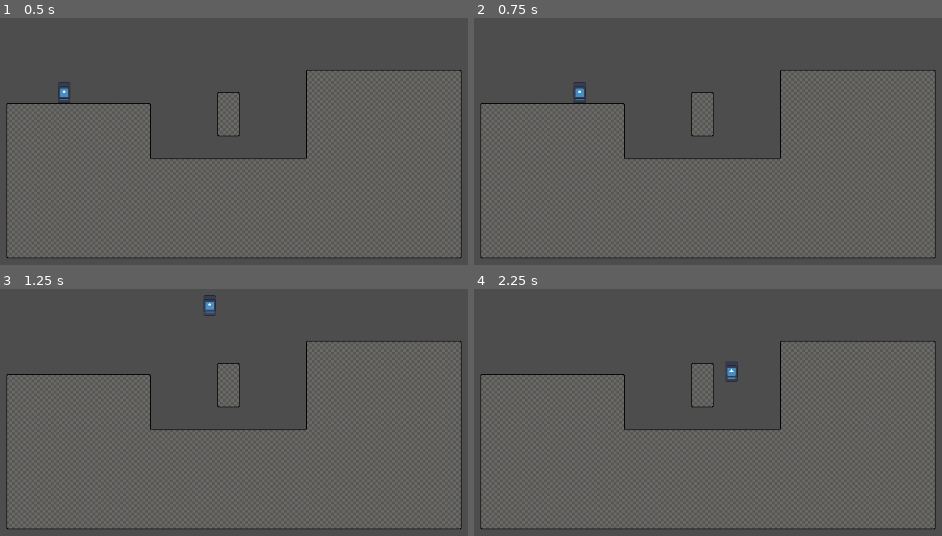
Above: before the commit, frames 1-4 (two rows, left to right).
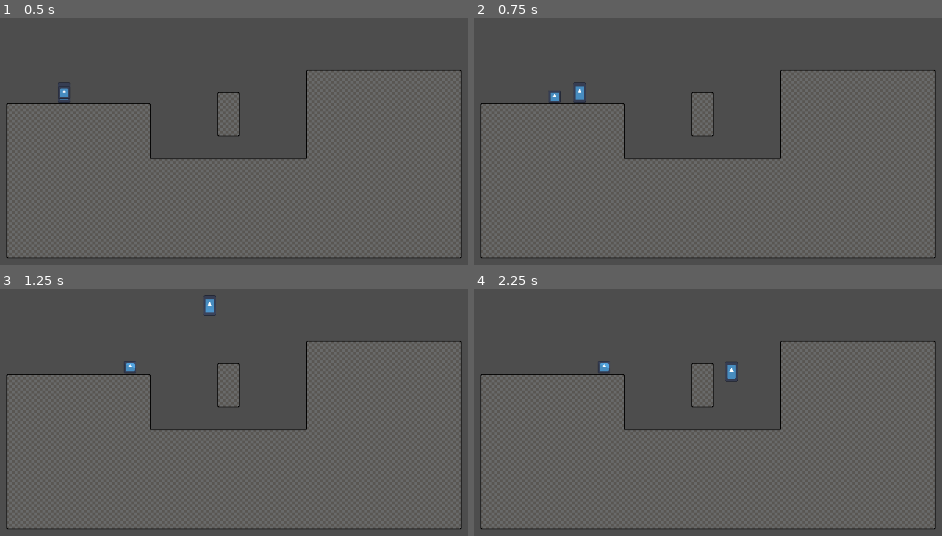
Above: after the commit, the same moments.

Repository: Loaphs/Explorer
Game: Godot game, scene res://Scenes/Worlds/world.tscn
Two runs of this game, one before a commit and one after it. Both use one fixed random seed, a clock stepped at 60 frames per second and the inputs below. The engine's default icon, where the game draws it, is replaced by a stand-in: a white triangle on a blue panel in a dark square.
Inputs (mouse positions are in pixels of both pictures, inside the frame that each line leads up to):
- Up to frame 1 (0.5 s): no input
- Up to frame 2 (0.75 s): tap Enter at 0.5 s; move the mouse to (731, 126) at 0.52 s; hold Right (ui_right) from 0.53 s (still down); hold R from 0.53 s (still down); tap E (grapple) at 0.6 s
- Up to frame 3 (1.25 s): keep holding Right (ui_right); keep holding R; tap Space (jump) at 0.77 s
- Up to frame 4 (2.25 s): move the mouse to (outside the picture) at 1.27 s; release R at 1.28 s; tap R at 1.35 s; tap Space (jump) at 1.52, 2 s; tap E (grapple) at 1.55, 2.1 s; move the mouse to (637, 321) at 2.02 s; release Right (ui_right) at 2.03 s; hold Left (ui_left) from 2.03 s (still down); hold R from 2.03 s (still down)

Frame 1 is identical in both runs. In frame 2, 0.1% of the frame differs, in the area x 16-24%, y 27-35%; in frame 3, 0.2%, in the area x 26-47%, y 4-35%; in frame 4, 0.2%.

Commit message:
transfer grapple WIP to main pc

Diff:
--- a/Scenes/Gameplay/grapple.tscn
+++ b/Scenes/Gameplay/grapple.tscn
@@ -6,11 +6,12 @@
 [sub_resource type="CircleShape2D" id="CircleShape2D_1sdoo"]
 
 [node name="Grappling Hook" type="RigidBody2D"]
+collision_layer = 32769
+collision_mask = 32769
 script = ExtResource("1_eoyx0")
 
 [node name="CollisionShape2D" type="CollisionShape2D" parent="."]
 shape = SubResource("CircleShape2D_1sdoo")
-disabled = true
 
 [node name="Icon" type="Sprite2D" parent="."]
 scale = Vector2(0.140625, 0.140625)
--- a/Scenes/Worlds/world.tscn
+++ b/Scenes/Worlds/world.tscn
@@ -58,7 +58,7 @@
 
 [sub_resource type="TileSet" id="TileSet_fil66"]
 occlusion_layer_0/light_mask = 1
-physics_layer_0/collision_layer = 1
+physics_layer_0/collision_layer = 3
 navigation_layer_0/layers = 1
 sources/0 = SubResource("TileSetAtlasSource_akkiu")
 
@@ -68,7 +68,10 @@
 position = Vector2(548, 234)
 
 [node name="Grappling Hook" parent="." instance=ExtResource("2_yaxvf")]
-position = Vector2(548, 234)
+position = Vector2(608, 208)
+collision_layer = 2
+lock_rotation = true
+freeze_mode = 1
 
 [node name="TileMap" type="TileMap" parent="."]
 position = Vector2(1, 1)
--- a/Script/Grapple.gd
+++ b/Script/Grapple.gd
@@ -2,19 +2,21 @@
 
 
 @export var radius: int
-@export var distance: int
-@export var strength = 50
+@export var distance: RayCast2D
+@export var strength = 40000
 
 var thrown = false
+var retracted = true
 var player
 
 
 func _ready():
 	player = $"../Player"
+	#distance.set_collision_mask(16)
 
 func _process(delta):
 
-	if !thrown:
+	if !thrown && retracted:
 		self.position = player.position
 
 		if Input.is_action_just_pressed("grapple"):
@@ -22,10 +24,15 @@
 			var direction = get_global_mouse_position() - transform.origin
 			var impulse_direction = direction.normalized()
 			throw_grapple(strength, impulse_direction)
-			print(direction)
-	else:
+			print(impulse_direction)
+	elif thrown && !retracted:
+		#distance.target_position = player.position
+		if self.position.distance_to(player.position) > 50:
+			self.linear_velocity = Vector2.ZERO
 		if Input.is_key_pressed(KEY_R):
 			thrown = false
+			retracted = true
+			self.position = player.position
 
 
 
@@ -35,4 +42,4 @@
 
 func throw_grapple(throw_strength, direction):
 	thrown = true
-	self.apply_central_force(direction)
+	self.apply_central_force(direction * throw_strength)
--- a/project.godot
+++ b/project.godot
@@ -12,7 +12,7 @@
 
 config/name="Explorer"
 run/main_scene="res://Scenes/Worlds/world.tscn"
-config/features=PackedStringArray("4.2", "Forward Plus")
+config/features=PackedStringArray("4.1", "Forward Plus")
 config/icon="res://icon.svg"
 
 [dotnet]
